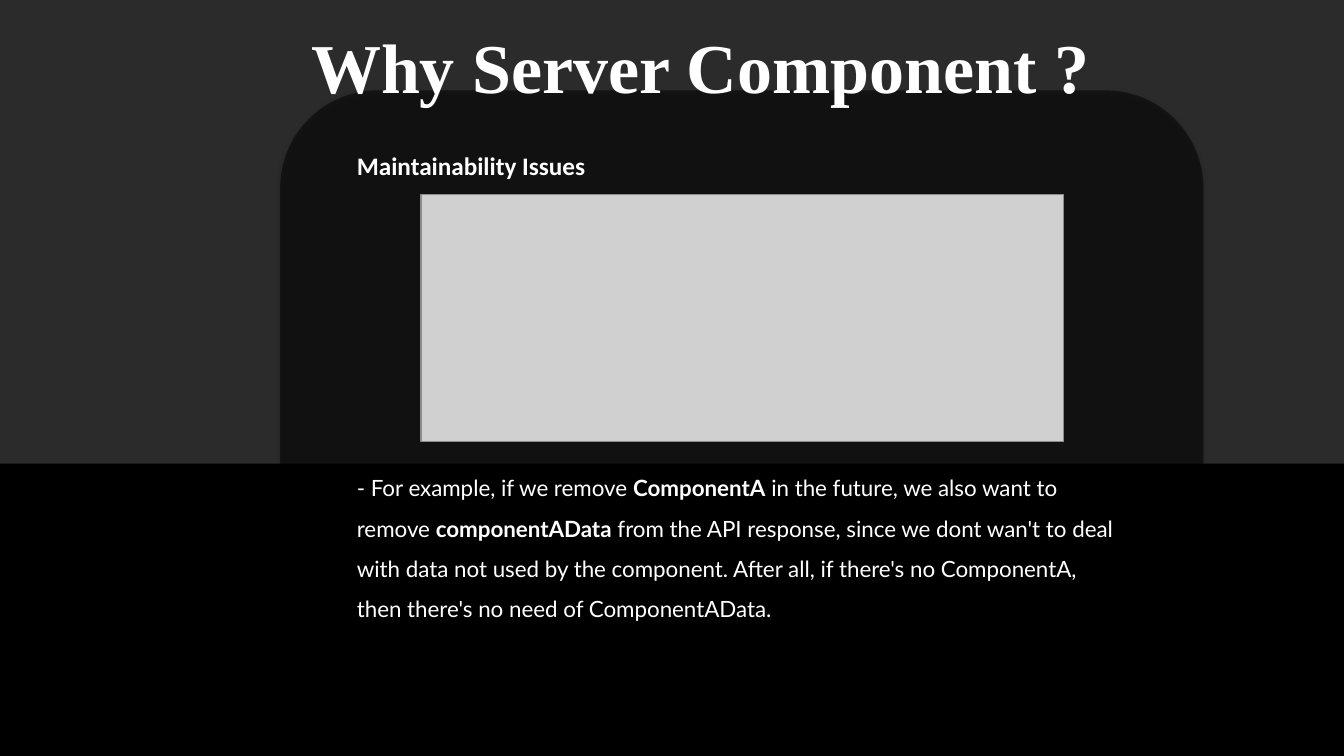
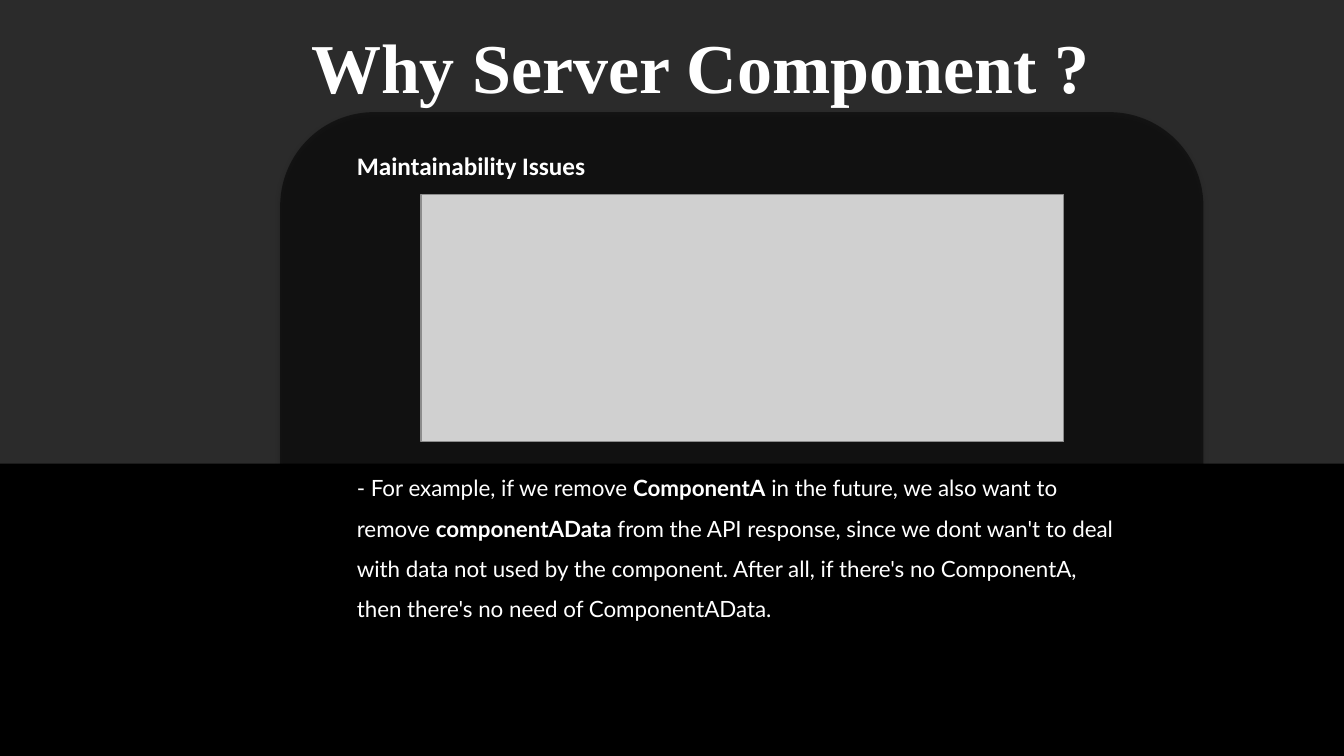
Before and after one commit to PinkPigPinkPig/seminar-rsc, a slide deck: slide 8 of RSC final.pptx (slide 10 before the commit). Drawn at 1344x756 pixels with LibreOffice and Linux fonts; fonts in the diff are those of the drawing; grey boxes stand for pictures; background and template pictures are left out; a plain dark background stands for a picture behind light text. Boxes give left, top, right and bottom in pixels: in the first picture for what was removed or moved away, otherwise in the second. Text is boxed around its words. In the diff, an @@ line names an element or a change of style, - is before the commit and + after.

```diff
--- a/RSC final.pptx
+++ b/RSC final.pptx
@@ rounded rectangle: place and size @@
-rounded rectangle at [280, 91, 1204, 677]
+rounded rectangle at [280, 112, 1204, 676]
```
Also in this commit, not shown: 14 other slides changed, 7 slides added, 6 slides removed.
